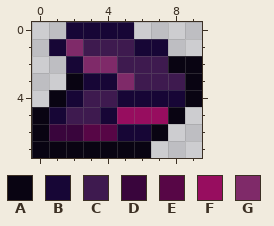
Two states of a pixel-art sprite, Gores/Enemies/PurpMagFabric1.png. The first picture shows the starting point.
The file is 20x16 pixels, drawn in blocks of 2x2; one block is one cell here.
Palette (. is transparent): A #090412  B #170636  C #3e1a4f  D #39053c  E #570646  F #970d5f  G #7f2a69
Pixels before, first column x 0:
0 ..BBBB....
1 .BGCCCBB..
2 ..BGGCCCAA
3 ..ABBGCCCA
4 .ABCCBBBBA
5 ABCCBFFFA.
6 ADDEEBBA..
7 AAAAAAA...
Once edited:
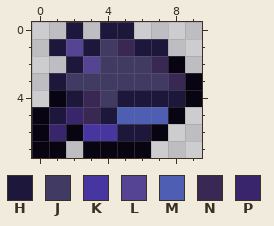
Colours new in this view: H #1d183b  J #413a62  K #4735a0  L #554393  M #4e5fb3  N #3a2854  P #38256b
From old to new:
Changed rows in their new state; - is an unchanged pixel.
first column x 1:
0 -H.HH----
1 HLHJNHH--
2 -HLJJJN-.
3 HJJJJJJN-
4 -HNJHHHH-
5 HPNHMMM--
6 PAKKHH---
7 -.-------
